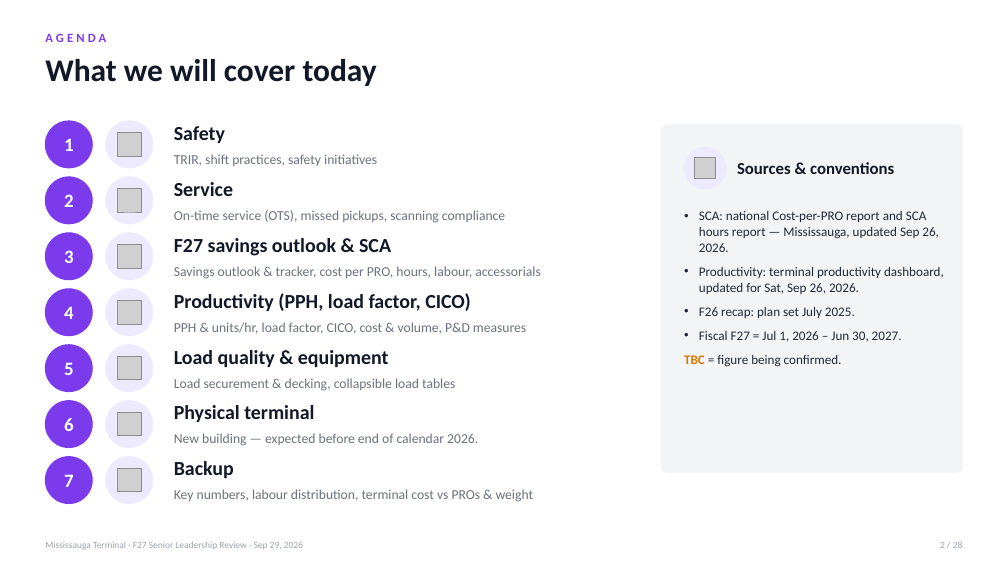
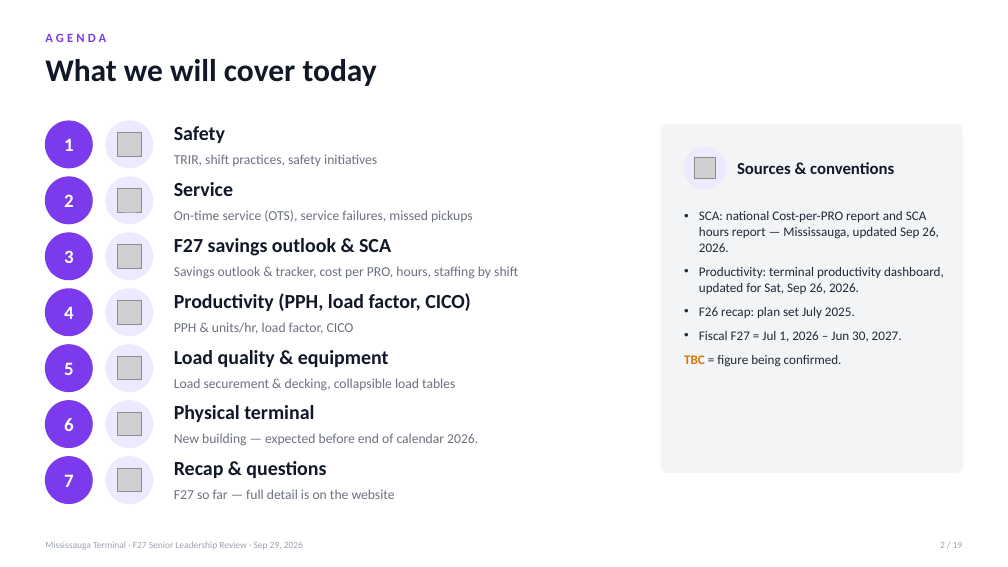
Before and after one commit to FuoriclasseX/mississauga-terminal-f26-cost-transformation-dashboard, a slide deck: slide 2 of presentation/Mississauga_F27_Leadership_Review_Sep29.pptx. Drawn at 1008x567 pixels with LibreOffice and Linux fonts; fonts in the diff are those of the drawing; grey boxes stand for pictures. Boxes give left, top, right and bottom in pixels: in the first picture for what was removed or moved away, otherwise in the second. Text is boxed around its words. In the diff, an @@ line names an element or a change of style, - is before the commit and + after.

```diff
--- a/presentation/Mississauga_F27_Leadership_Review_Sep29.pptx
+++ b/presentation/Mississauga_F27_Leadership_Review_Sep29.pptx
@@ text at <box>174,210,473,222</box>: text changed @@
-On-time service (OTS), missed pickups, scanning compliance
+On-time service (OTS), service failures, missed pickups
@@ text at <box>174,266,518,279</box>: text changed @@
-Savings outlook & tracker, cost per PRO, hours, labour, accessorials
+Savings outlook & tracker, cost per PRO, hours, staffing by shift
@@ text at <box>174,322,354,334</box>: text changed @@
-PPH & units/hr, load factor, CICO, cost & volume, P&D measures
+PPH & units/hr, load factor, CICO
@@ text at <box>174,461,326,478</box>: text changed @@
-Backup
+Recap & questions
@@ text at <box>174,489,395,499</box>: text changed @@
-Key numbers, labour distribution, terminal cost vs PROs & weight
+F27 so far — full detail is on the website
```
Also in this commit, not shown: 17 other slides changed, 1 slide added, 10 slides removed.
